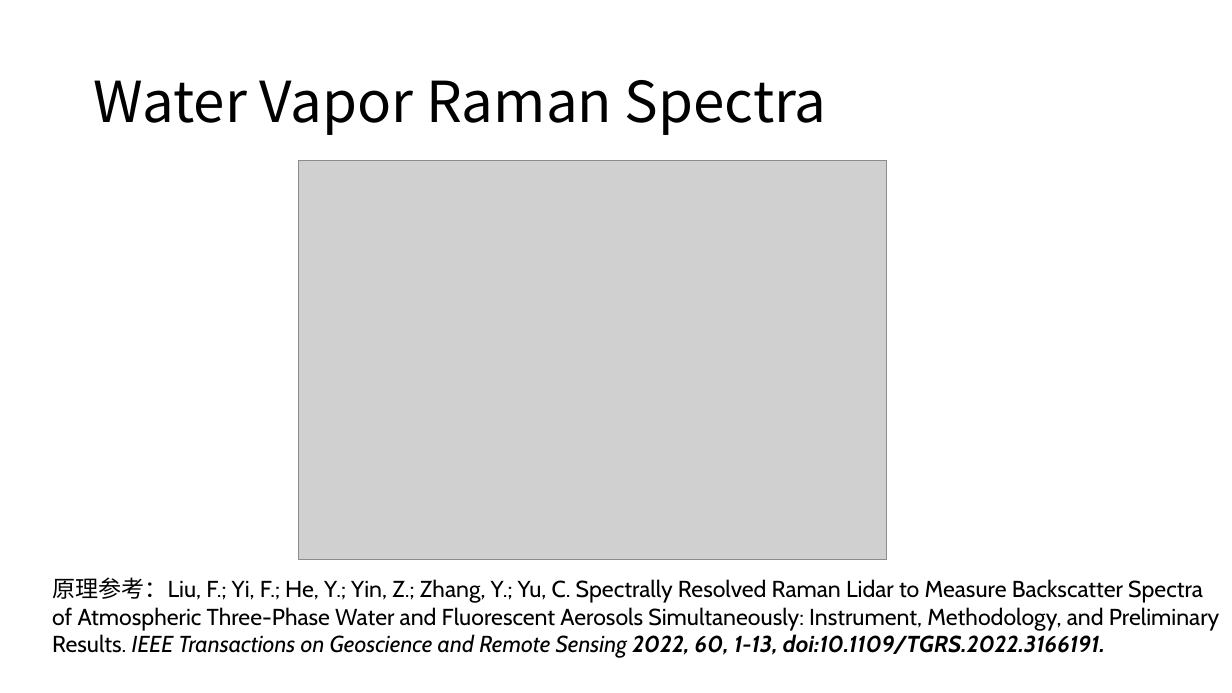
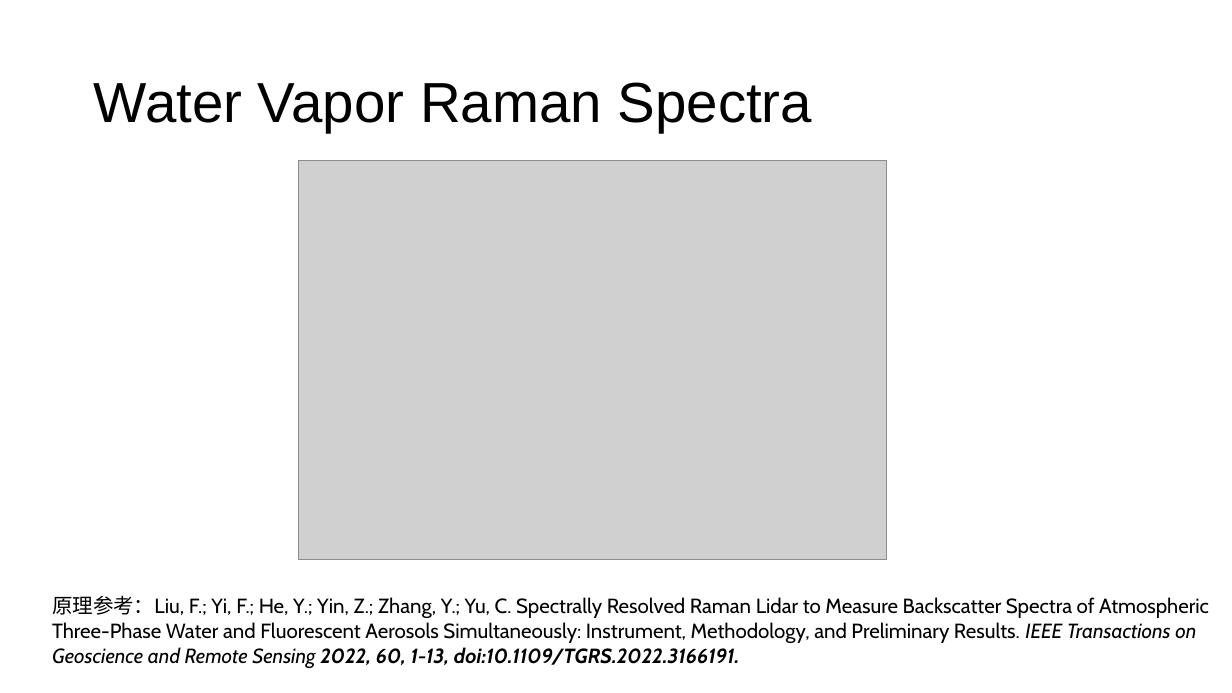
Before and after one commit to WHU-Atmospheric-Remote-Sensing/LiMSS, a slide deck: slide 7 of docs/Lidar-for-Molecular-Scattering-Simulation.pptx. Drawn at 1232x693 pixels with LibreOffice and Linux fonts; fonts in the diff are those of the drawing; grey boxes stand for pictures. Boxes give left, top, right and bottom in pixels: in the first picture for what was removed or moved away, otherwise in the second. Text is boxed around its words. In the diff, an @@ line names an element or a change of style, - is before the commit and + after.

```diff
--- a/docs/Lidar-for-Molecular-Scattering-Simulation.pptx
+++ b/docs/Lidar-for-Molecular-Scattering-Simulation.pptx
@@ title "Water Vapor Raman Spectra" at <box>94,82,812,132</box>: font Noto Sans CJK SC to Arial @@
@@ text "原理参考：Liu, F.; Yi, F.; He, ...": place and size @@
-text "原理参考：Liu, F.; Yi, F.; He, ..." at <box>52,577,1220,658</box>
+text "原理参考：Liu, F.; Yi, F.; He, ..." at <box>52,595,1209,668</box>
@@ text "原理参考：Liu, F.; Yi, F.; He, ..." at <box>52,595,1209,668</box>: size 18 to 16 pt; font Noto Sans CJK SC to Arial in "原理参考：Liu," @@
```
Also in this commit, not shown: 7 other slides changed, 2 slides added, 7 other files.
